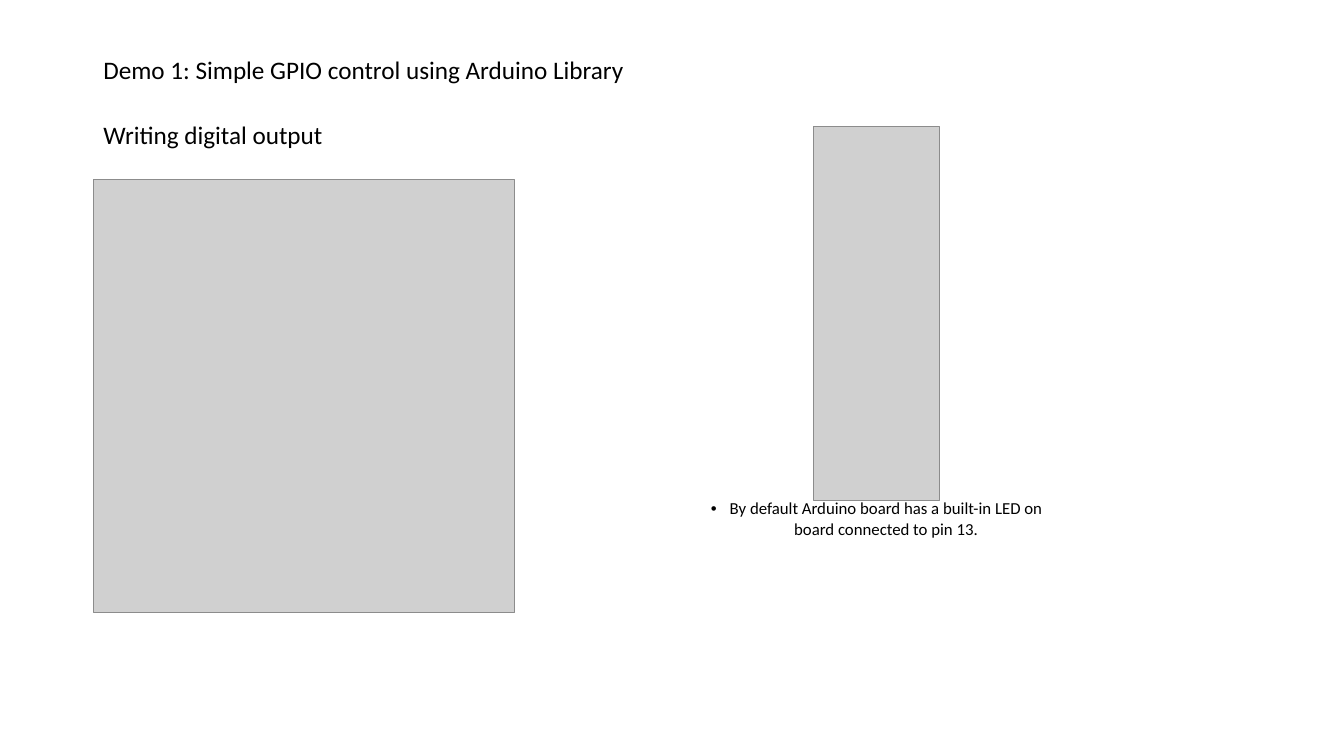
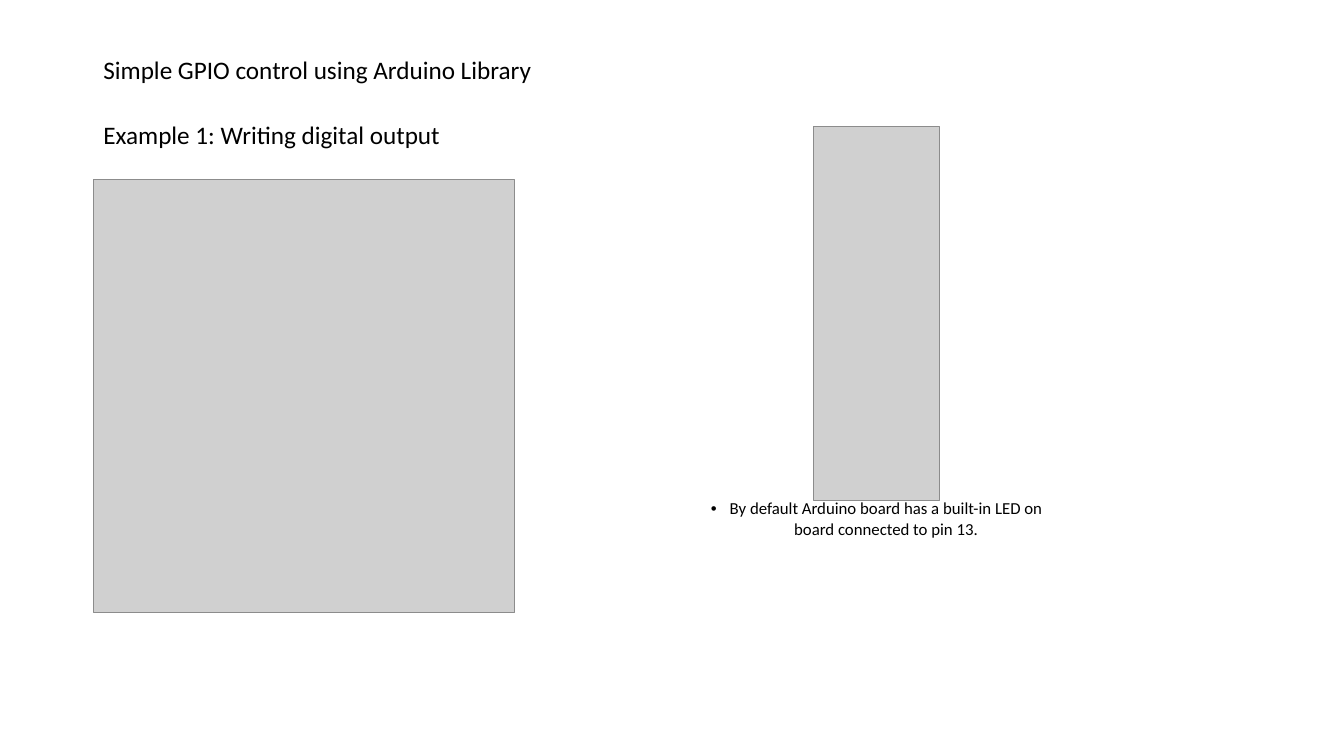
Before and after one commit to haq-m/MCTE3104-s1.1819, a slide deck: slide 7 of session-1/MCTE 3104 - ses01.pptx. Drawn at 1344x756 pixels with LibreOffice and Linux fonts; fonts in the diff are those of the drawing; grey boxes stand for pictures. Boxes give left, top, right and bottom in pixels: in the first picture for what was removed or moved away, otherwise in the second. Text is boxed around its words. In the diff, an @@ line names an element or a change of style, - is before the commit and + after.

```diff
--- a/session-1/MCTE 3104 - ses01.pptx
+++ b/session-1/MCTE 3104 - ses01.pptx
@@ text at (103,61,531,84): text changed @@
-Demo 1: Simple GPIO control using Arduino Library
+Simple GPIO control using Arduino Library
@@ text at (103,126,440,149): text changed @@
-Writing digital output
+Example 1: Writing digital output
```
Also in this commit, not shown: 8 other slides changed.
